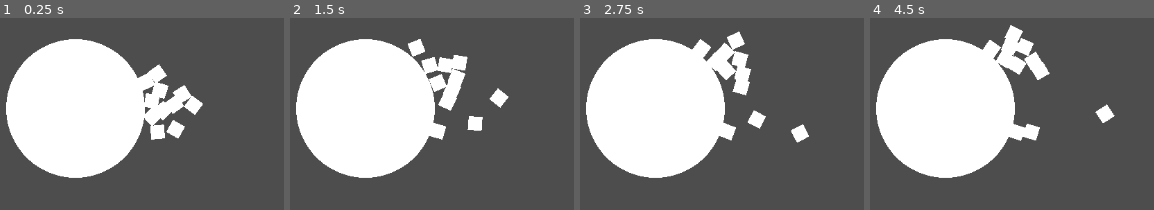
Above: before the commit, frames 1-4 (left to right).
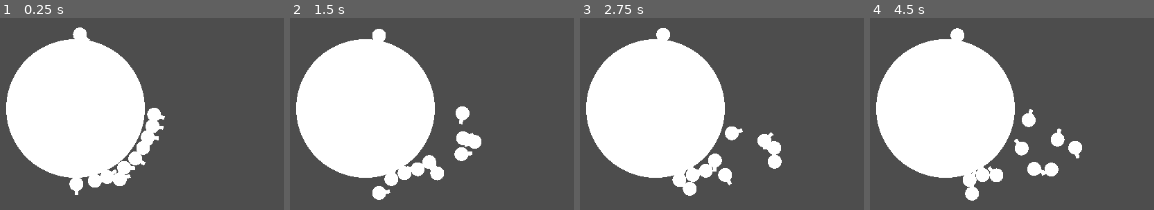
Above: after the commit, the same moments.

Repository: MalCaor/RucheTyr
Game: Godot game, scene res://Scene2d.tscn
Same seed, same stepped clock (60 frames per second), same inputs: the game is played once before the commit and once after it.
Inputs:
- Up to frame 1 (0.25 s): no input
- Up to frame 2 (1.5 s): no input
- Up to frame 3 (2.75 s): no input
- Up to frame 4 (4.5 s): no input

The runs differ from the first frame. In frame 1, 6.2% of the frame differs, in the area x 24-72%, y 4-93%; in frame 2, 7.4%, in the area x 28-78%, y 5-95%; in frame 3, 7.0%; in frame 4, 7.4%.

Commit message:
encorsun peu con

Diff:
--- a/Tyr/hormagaunt.gd
+++ b/Tyr/hormagaunt.gd
@@ -7,6 +7,8 @@
 
 var speed: float = 1.0
 var rotation_speed = 100
+
+var list_body_to_evade: Array[RigidBody2D] = []
 
 # Called when the node enters the scene tree for the first time.
 func _ready():
@@ -23,3 +25,18 @@
 	var dir = global_transform.x * speed
 	apply_torque(rot)
 	apply_impulse(dir)
+
+
+func _on_enter_vision(body: RigidBody2D):
+	list_body_to_evade.append(body)
+
+func _on_exit_vision(body):
+	list_body_to_evade.remove_at(list_body_to_evade.find(body))
+
+
+func evasion_manuver():
+	for body in list_body_to_evade:
+		if self.position.angle_to(body.position) < 0:
+			apply_torque(rotation_speed)
+		else:
+			apply_torque(-1 * rotation_speed)
--- a/Tyr/hormagaunt.tscn
+++ b/Tyr/hormagaunt.tscn
@@ -1,11 +1,16 @@
-[gd_scene load_steps=4 format=3 uid="uid://bxygp5bbta7ux"]
+[gd_scene load_steps=6 format=3 uid="uid://bxygp5bbta7ux"]
 
 [ext_resource type="Script" path="res://Tyr/hormagaunt.gd" id="1_se08v"]
 
-[sub_resource type="BoxMesh" id="BoxMesh_5ybtt"]
+[sub_resource type="SphereMesh" id="SphereMesh_7n7yr"]
 
-[sub_resource type="RectangleShape2D" id="RectangleShape2D_88a76"]
-size = Vector2(2, 2)
+[sub_resource type="BoxMesh" id="BoxMesh_j6kao"]
+
+[sub_resource type="CircleShape2D" id="CircleShape2D_8c447"]
+radius = 1.0
+
+[sub_resource type="CircleShape2D" id="CircleShape2D_xf10a"]
+radius = 4.0
 
 [node name="Hormagaunt" type="RigidBody2D"]
 linear_damp = 10.0
@@ -14,7 +19,21 @@
 
 [node name="MeshInstance2D" type="MeshInstance2D" parent="."]
 scale = Vector2(2, 2)
-mesh = SubResource("BoxMesh_5ybtt")
+mesh = SubResource("SphereMesh_7n7yr")
+
+[node name="MeshInstance2D" type="MeshInstance2D" parent="MeshInstance2D"]
+position = Vector2(0.333984, -0.00390624)
+scale = Vector2(-0.910156, 0.265625)
+mesh = SubResource("BoxMesh_j6kao")
 
 [node name="CollisionShape2D" type="CollisionShape2D" parent="."]
-shape = SubResource("RectangleShape2D_88a76")
+shape = SubResource("CircleShape2D_8c447")
+debug_color = Color(0.870588, 0.219608, 0.690196, 0.419608)
+
+[node name="vue" type="Area2D" parent="."]
+
+[node name="vueCollision" type="CollisionShape2D" parent="vue"]
+shape = SubResource("CircleShape2D_xf10a")
+
+[connection signal="body_entered" from="vue" to="." method="_on_enter_vision"]
+[connection signal="body_exited" from="vue" to="." method="_on_exit_vision"]
--- a/ruche.gd
+++ b/ruche.gd
@@ -6,7 +6,7 @@
 # Called when the node enters the scene tree for the first time.
 func _ready():
 	for x in 10:
-		add_tyr(hormagaunt, position)
+		add_tyr(hormagaunt, position+Vector2(randf(), randf()))
 
 
 # Called every frame. 'delta' is the elapsed time since the previous frame.
